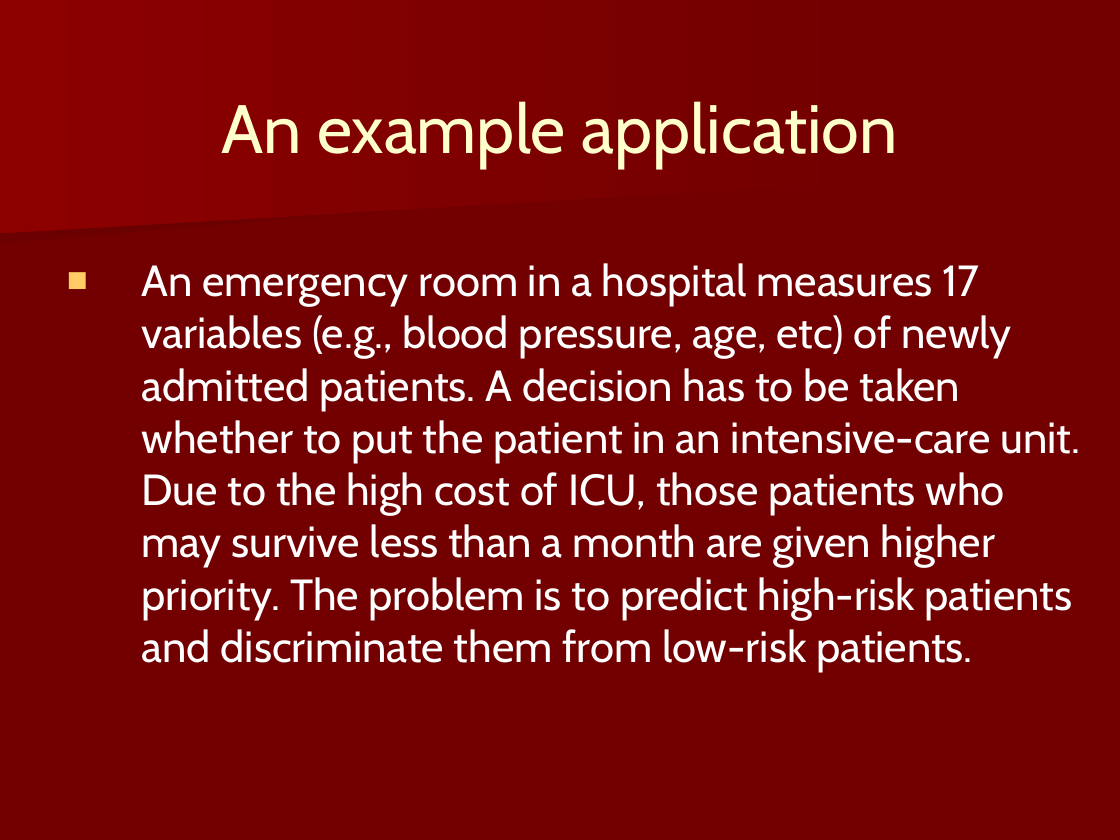
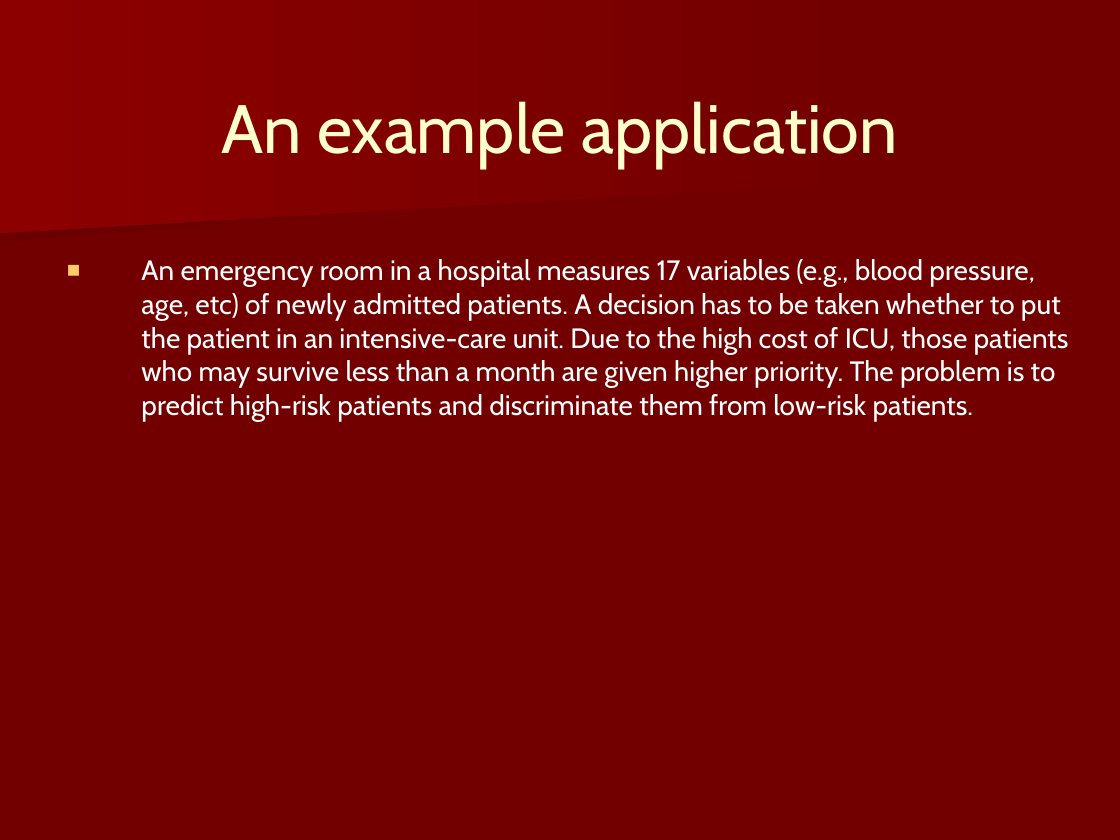
Before and after one commit to iffishells/Data-Warehousing-and--DataMining, a slide deck: slide 2 of Slides/L07.ppt. Drawn at 1120x840 pixels with LibreOffice and Linux fonts; fonts in the diff are those of the drawing. Boxes give left, top, right and bottom in pixels: in the first picture for what was removed or moved away, otherwise in the second. Text is boxed around its words. In the diff, an @@ line names an element or a change of style, - is before the commit and + after.

```diff
--- a/Slides/L07.ppt
+++ b/Slides/L07.ppt
@@ text "An emergency room in a ..." at (141,259,1069,421): size 28 to 18 pt; indent changed @@
```
Also in this commit, not shown: 12 other slides changed, 9 other files.
